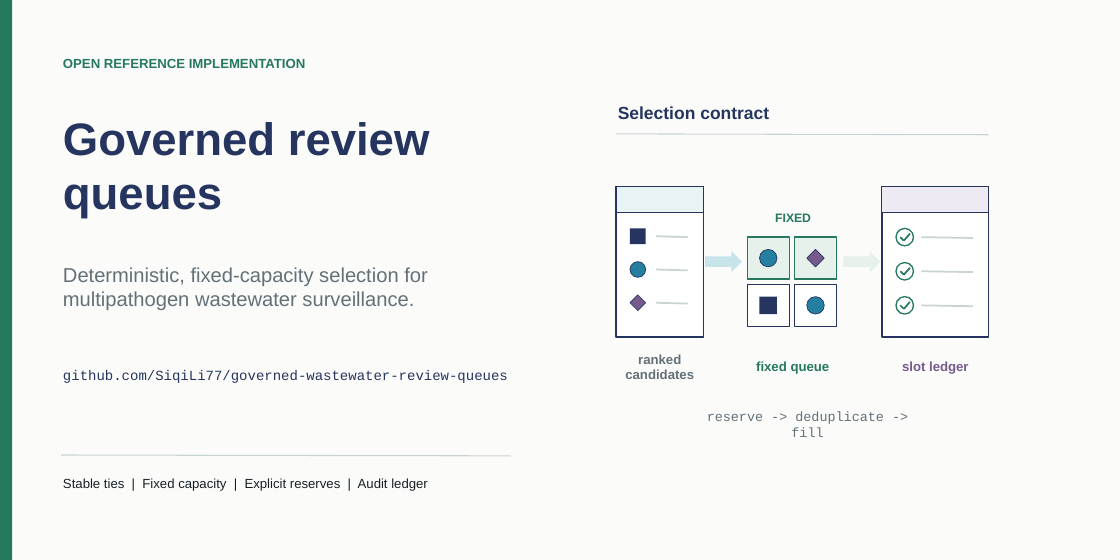
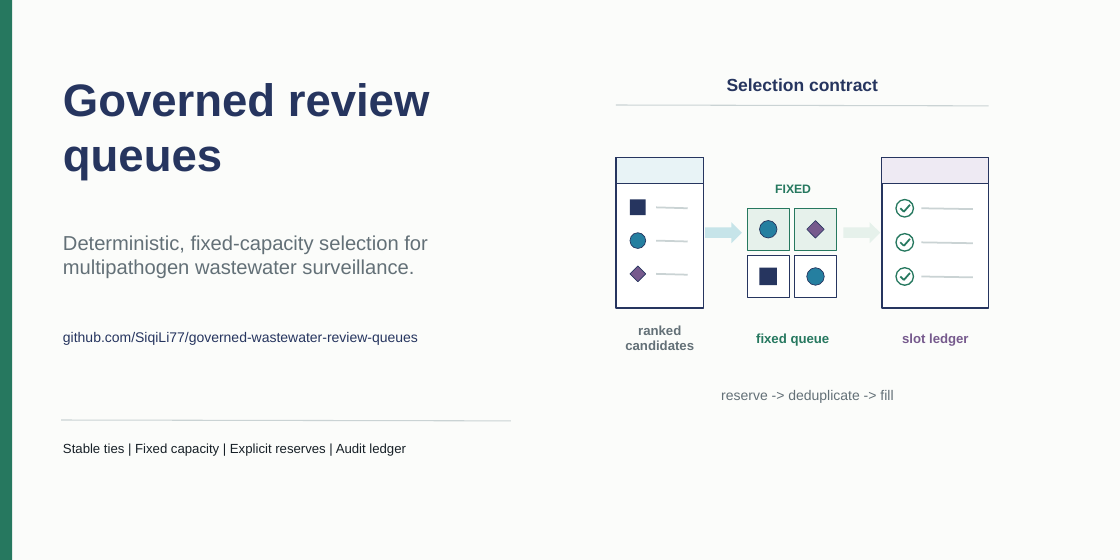
Before and after one commit to SiqiLi77/governed-wastewater-review-queues, a slide deck: slide 1 of docs/source/social_preview_editable.pptx. Drawn at 1120x560 pixels with LibreOffice and Linux fonts; fonts in the diff are those of the drawing. Boxes give left, top, right and bottom in pixels: in the first picture for what was removed or moved away, otherwise in the second. Text is boxed around its words. In the diff, an @@ line names an element or a change of style, - is before the commit and + after.

```diff
--- a/docs/source/social_preview_editable.pptx
+++ b/docs/source/social_preview_editable.pptx
@@ text removed at bbox=[63, 59, 306, 68] @@
-OPEN REFERENCE IMPLEMENTATION
@@ text "Governed review": place and size @@
-text "Governed review" at bbox=[63, 122, 430, 219]
+text "Governed review" at bbox=[63, 83, 430, 180]
@@ text "Selection contract" at bbox=[727, 78, 878, 91]: alignment left to centre @@
@@ line moved from (901, 306) - (904, 309) to (901, 208) - (904, 212) @@
@@ 2 lines, 1 ellipse: place and size @@
-2 lines, 1 ellipse at bbox=[656, 297, 914, 314]
+2 lines, 1 ellipse at bbox=[656, 200, 914, 218]
@@ line moved from (922, 306) - (973, 307) to (922, 208) - (973, 209) @@
@@ 8 lines, 2 ellipses: place and size @@
-8 lines, 2 ellipses at bbox=[656, 229, 973, 280]
+8 lines, 2 ellipses at bbox=[656, 234, 973, 286]
@@ 10 rectangles, 7 texts, 3 ellipses, 2 diamonds, 2 right arrows, 1 line: place and size @@
-10 rectangles, 7 texts, 3 ellipses, 2 diamonds, 2 right arrows, 1 line at bbox=[63, 106, 989, 437]
+10 rectangles, 7 texts, 3 ellipses, 2 diamonds, 2 right arrows, 1 line at bbox=[63, 78, 989, 403]
@@ text "github.com/SiqiLi77/governed-wastewater-review-queues": place and size @@
-text "github.com/SiqiLi77/governed-wastewater-review-queues" at bbox=[63, 370, 508, 383]
+text "github.com/SiqiLi77/governed-wastewater-review-queues" at bbox=[63, 332, 418, 345]
@@ text "github.com/SiqiLi77/governed-wastewater-review-queues" at bbox=[63, 332, 418, 345]: font Courier New to Arial @@
@@ text "reserve -> deduplicate -> fill" at bbox=[721, 390, 893, 403]: size 11.6 to 12 pt, font Courier New to Arial @@
@@ text "Stable ties | Fixed capacity ..." rewrapped from bbox=[63, 478, 428, 491] to bbox=[63, 443, 406, 456] @@
@@ line moved from (61, 455) - (511, 456) to (61, 420) - (511, 421) @@
```
Also in this commit, not shown: 4 other files.
